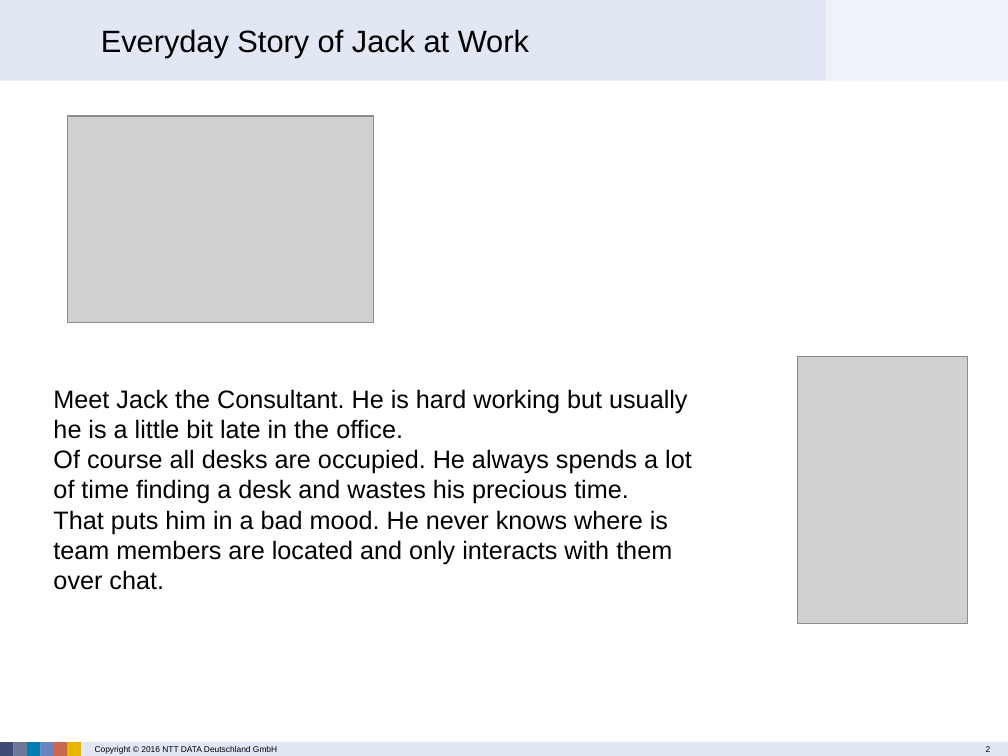
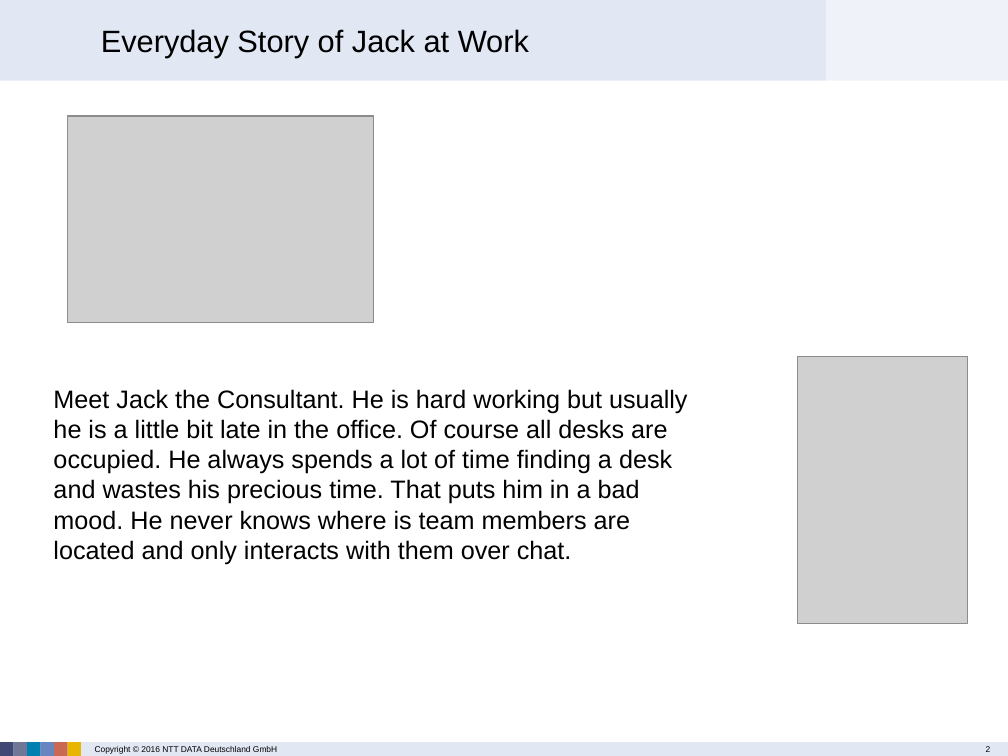
Before and after one commit to ranjitha-kuntimaddi/Smart-Office-, a slide deck: slide 2 of docs/Smart Office – Find My Colleges.pptx. Drawn at 1008x756 pixels with LibreOffice and Linux fonts; fonts in the diff are those of the drawing; grey boxes stand for pictures; background and template pictures are left out. Boxes give left, top, right and bottom in pixels: in the first picture for what was removed or moved away, otherwise in the second. Text is boxed around its words. In the diff, an @@ line names an element or a change of style, - is before the commit and + after.

```diff
--- a/docs/Smart Office – Find My Colleges.pptx
+++ b/docs/Smart Office – Find My Colleges.pptx
@@ text at [53, 389, 687, 565]: text changed @@
-Meet Jack the Consultant. He is hard working but usually he is a little bit late in the office.
-Of course all desks are occupied. He always spends a lot of time finding a desk and wastes his precious time.
-That puts him in a bad mood. He never knows where is team members are located and only interacts with them over chat.
+Meet Jack the Consultant. He is hard working but usually he is a little bit late in the office. Of course all desks are occupied. He always spends a lot of time finding a desk and wastes his precious time. That puts him in a bad mood. He never knows where is team members are located and only interacts with them over chat.
```
Also in this commit, not shown: 2 other slides changed, 2 other files.
